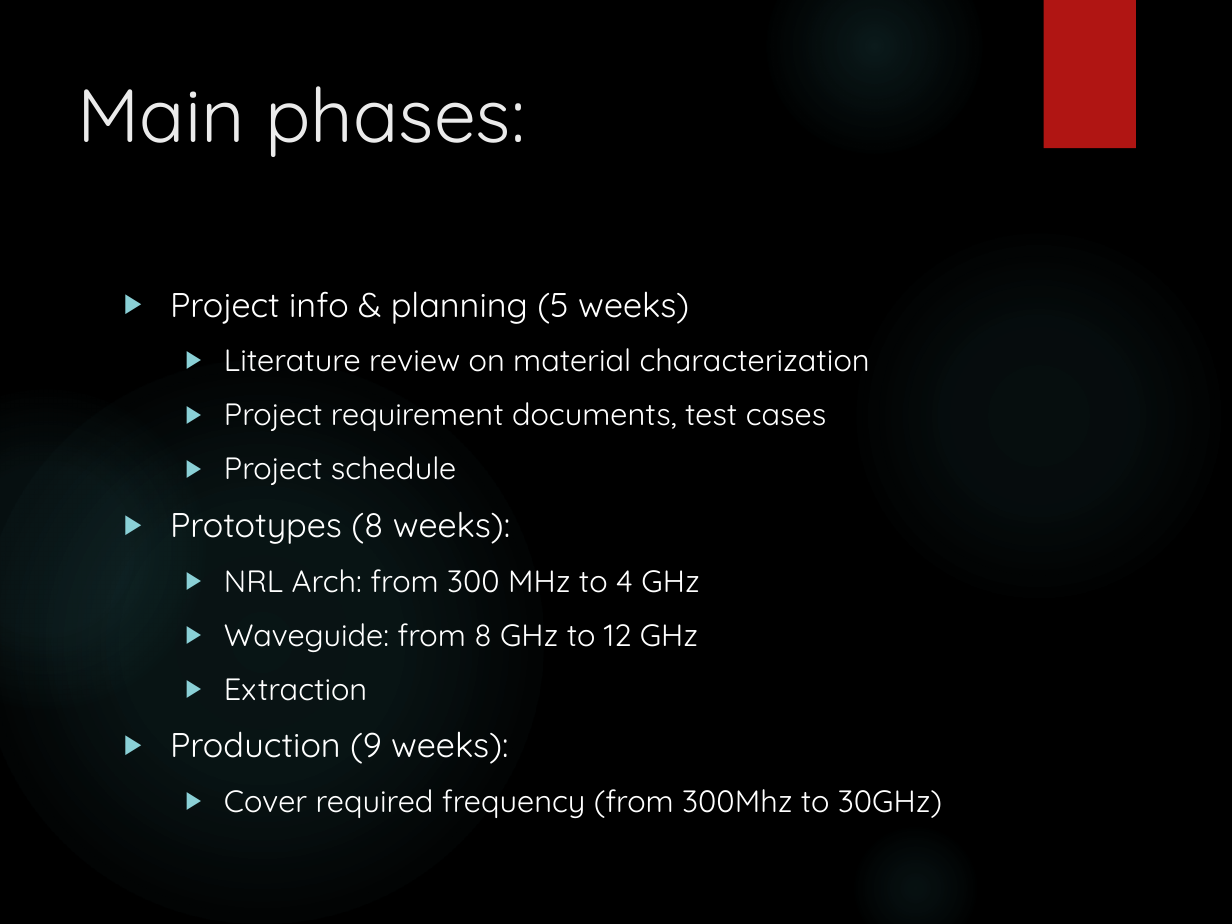
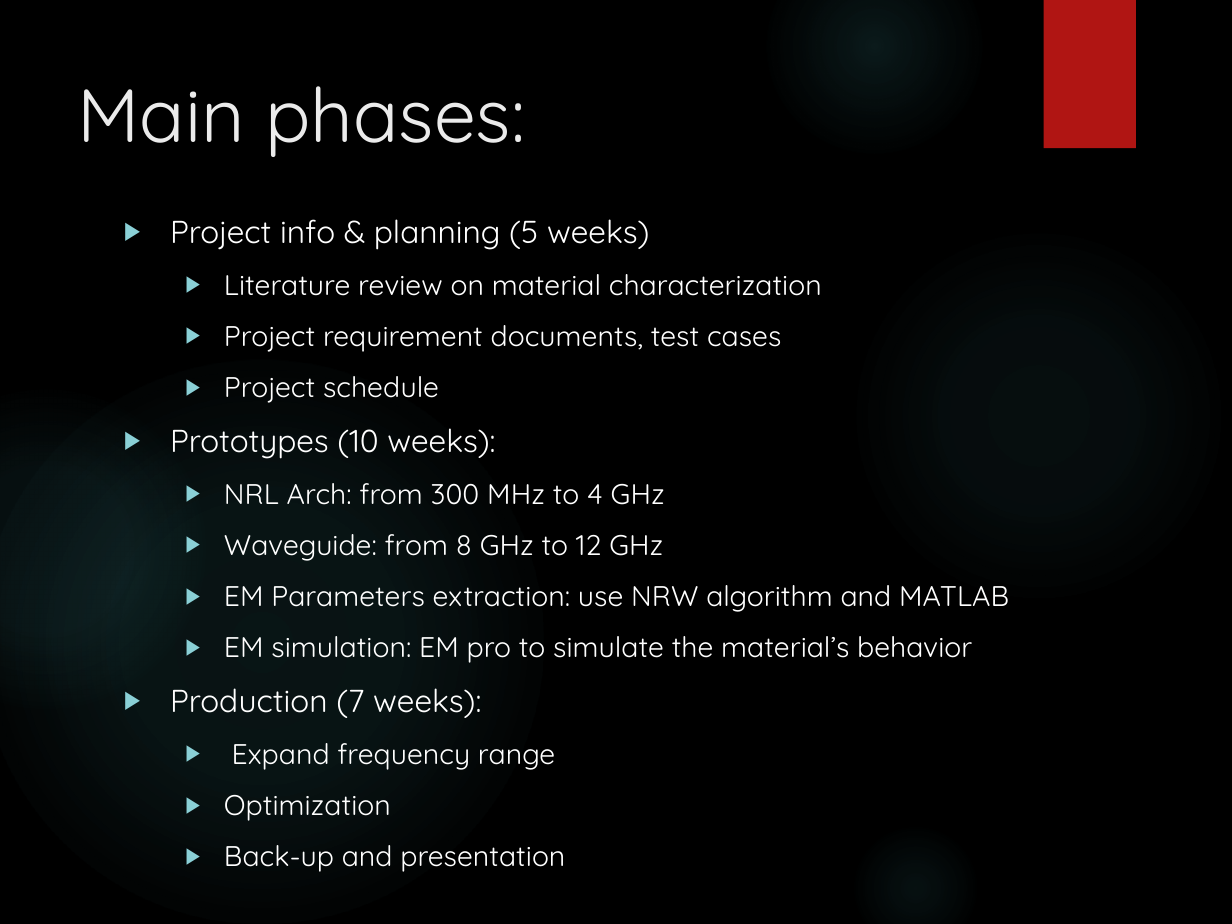
Before and after one commit to trankhiemha/ECE412-413-Capstone-Project-N3, a slide deck: slide 3 of Capstone project proposal presentation.pptx. Drawn at 1232x924 pixels with LibreOffice and Linux fonts; fonts in the diff are those of the drawing; background and template pictures are left out. Boxes give left, top, right and bottom in pixels: in the first picture for what was removed or moved away, otherwise in the second. Text is boxed around its words. In the diff, an @@ line names an element or a change of style, - is before the commit and + after.

```diff
--- a/Capstone project proposal presentation.pptx
+++ b/Capstone project proposal presentation.pptx
@@ text "Project info & planning (5 ...": place and size @@
-text "Project info & planning (5 ..." at [170,291,942,818]
+text "Project info & planning (5 ..." at [170,219,1009,872]
@@ text at [170,219,822,561]: size 20 to 18.5 pt in "Project info & planning (5 weeks)"; size 18 to 16.6 pt in "Literature review on material characterization", "Project requirement documents, test cases", "Project schedule", "NRL Arch: from 300 MHz to 4 ..." and 1 more places @@
@@ text at [170,428,495,459]: text changed; size 20 to 18.5 pt @@
-▶ Prototypes (8 weeks):
+▶ Prototypes (10 weeks):
@@ text at [170,585,1009,872]: text changed; size 18 to 16.6 pt @@
-  ▶ Extraction
-▶ Production (9 weeks):
-  ▶ Cover required frequency (from 300Mhz to 30GHz)
+  ▶ EM Parameters extraction: use NRW algorithm and MATLAB
+  ▶ EM simulation: EM pro to simulate the material’s behavior
+▶ Production (7 weeks):
+  ▶ Expand frequency range
+  ▶ Optimization
+  ▶ Back-up and presentation
```
Also in this commit, not shown: 8 other slides changed, 4 slides added, 1 slide removed.
